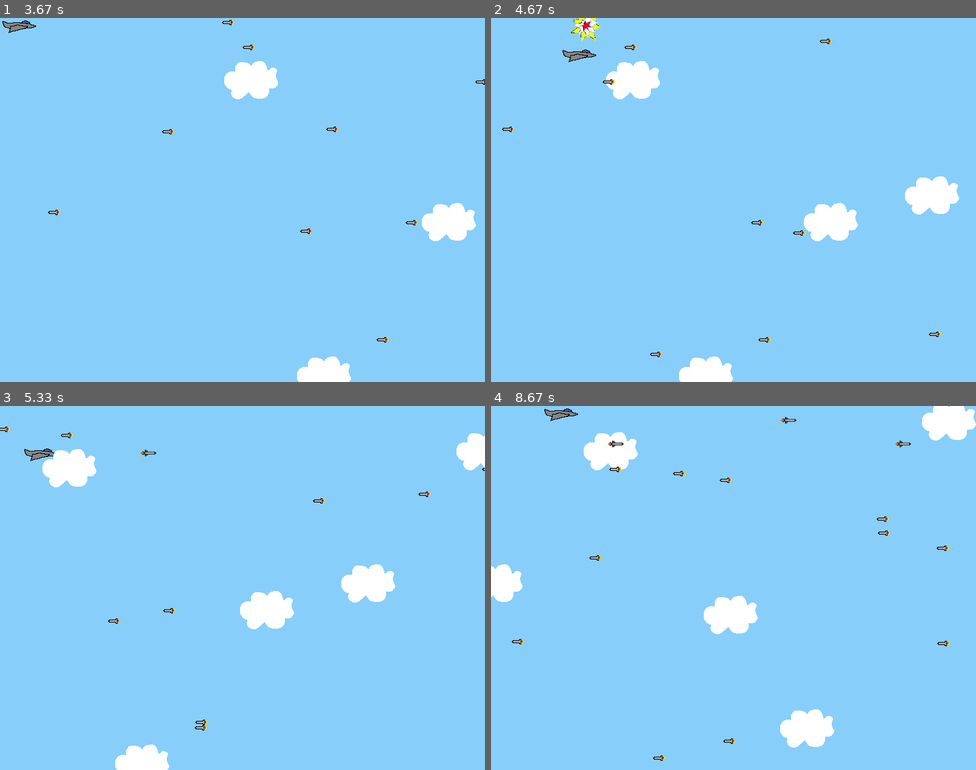
Above: before the commit, frames 1-4 (two rows, left to right).
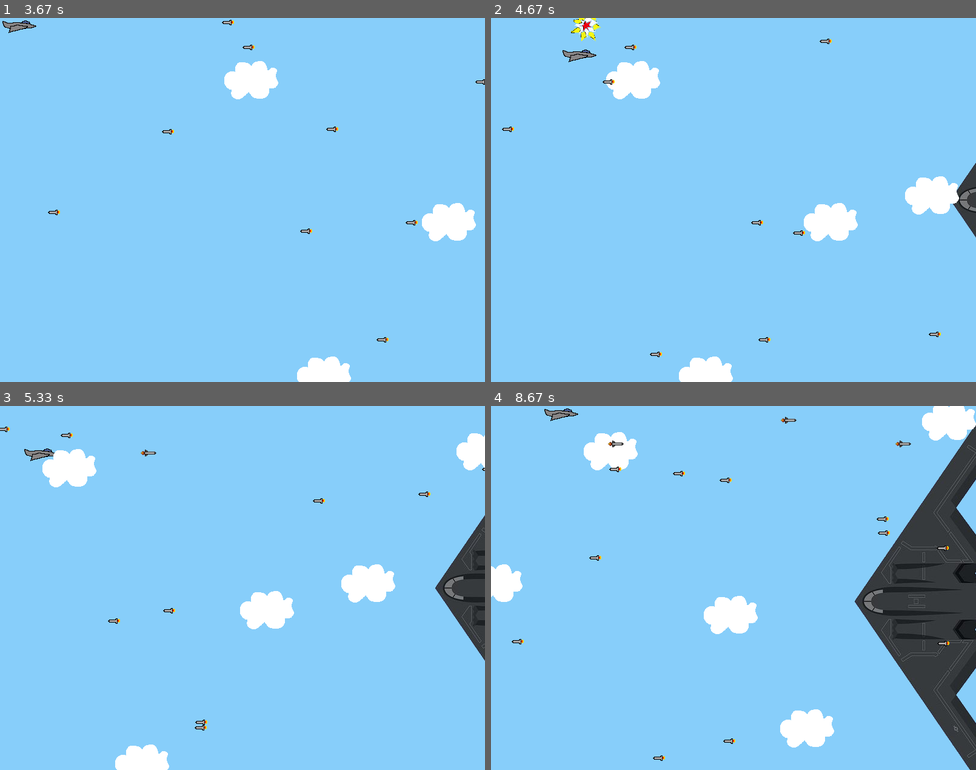
Above: after the commit, the same moments.

Repository: EliasSage/Project-PyGame
Game: pygame game, started from py_tut_with_images.py
Two runs of this game, one before a commit and one after it. Both use one fixed random seed, a clock stepped at 60 frames per second and the inputs below.
Inputs:
- Up to frame 1 (3.67 s): hold Right 0.33-0.8 s; hold Up 0.83-1.13 s; hold Right 1.17-1.63 s; hold Left 1.67-2.2 s; hold Down 2.23-2.53 s; tap Space at 2.57, 2.97, 3.27, 3.4 s; hold Left 2.9-3.3 s; hold Up from 3.33 s (still down)
- Up to frame 2 (4.67 s): release Up at 3.7 s; hold Right 3.73-4.37 s; tap Space at 3.8, 4.1, 4.47 s; hold Down from 4.4 s (still down)
- Up to frame 3 (5.33 s): release Down at 4.77 s; hold Left 4.8-5.27 s; tap Space at 4.87, 5.17 s; hold Right from 5.3 s (still down)
- Up to frame 4 (8.67 s): tap Space at 5.37, 5.67, 5.87, 6.2, 6.5, 6.7, 7, 7.27, 7.6, 7.9, 8.03, 8.43 s; release Right at 5.77 s; hold Up 5.8-6.1 s; hold Right 6.13-6.6 s; hold Left 6.63-7.17 s; hold Down 7.2-7.5 s; hold Left 7.53-7.93 s; hold Up 7.97-8.33 s; hold Right from 8.37 s (still down)

Frame 1 is identical in both runs. In frame 2, 0.5% of the frame differs, in the area x 95-100%, y 39-61%; in frame 3, 2.1%; in frame 4, 12%, in the area x 75-100%, y 5-100%.

Commit message:
boss spawns when certian score is reached and boss moves in on screen and after up and down

Diff:
--- a/py_tut_with_images.py
+++ b/py_tut_with_images.py
@@ -167,6 +167,32 @@
             self.kill()
 
 
+class Boss(pygame.sprite.Sprite):
+    """ Extends pygame.sprite.Sprite class and handles aspects specific to Boss """
+    def __init__(self, x, y, boss_move_up):
+        super(Boss, self).__init__()
+        self.surf = pygame.image.load("boss.png").convert_alpha()
+        self.surf.set_colorkey((0, 0, 0), RLEACCEL)
+        self.rect = self.surf.get_rect(center=(x, y)) # x and y set when boss is created
+        self.move_up = boss_move_up # If boss should move up or not
+
+    def update(self):
+        # If boss should move up or not is changed when certian values are reached
+        if self.rect.bottom == 650:
+            self.move_up = True
+        if self.rect.top == -50:
+            self.move_up = False
+
+        # Makes boss fly in on screen
+        if self.rect.left > 600:
+            self.rect.move_ip(round(-2 * step), 0)
+        # Moves boss up or down
+        elif self.move_up == True:
+            self.rect.move_ip(round(0),-2 * step)
+        else:
+            self.rect.move_ip(round(0),2 * step)
+
+
 def reset():
     """ Resets game data and returns new player object """
     # Print blank line to separate score displays
@@ -177,6 +203,7 @@
     clouds.empty()
     bullets.empty()
     explosions.empty()
+    boss.empty()
     all_sprites.empty()
 
     # Reset player data
@@ -220,9 +247,9 @@
 clouds = pygame.sprite.Group()
 bullets = pygame.sprite.Group()
 explosions = pygame.sprite.Group()
+boss = pygame.sprite.Group()
 all_sprites = pygame.sprite.Group()
 all_sprites.add(player)
-
 
 # Load and play our background music
 # Sound source: http://ccmixter.org/files/Apoxode/59262
@@ -244,6 +271,8 @@
 # Variable to keep our main loop running
 running = True
 score_screen = False
+# Variable used when boss spawns
+boss_exists = False
 
 # Our main loop
 while running:
@@ -289,6 +318,9 @@
     bullets.update()
     explosions.update()
 
+    # Update the boss
+    boss.update()
+
     # Fill the screen with sky blue
     screen.fill((135, 206, 250))
 
@@ -334,6 +366,14 @@
         player.score += 10
         print(player.score)
 
+    # Creates boss at fixed position when plyer.score reaches 10
+    if boss_exists == False and player.score == 10:
+        spawn_boss = Boss(1000, 300, False)
+        boss.add(spawn_boss)
+        all_sprites.add(spawn_boss)
+        # to make sure multible bosses doesn't spawn
+        boss_exists = True
+
     # Flip everything to the display
     pygame.display.flip()
 
Binary file added: boss.png
